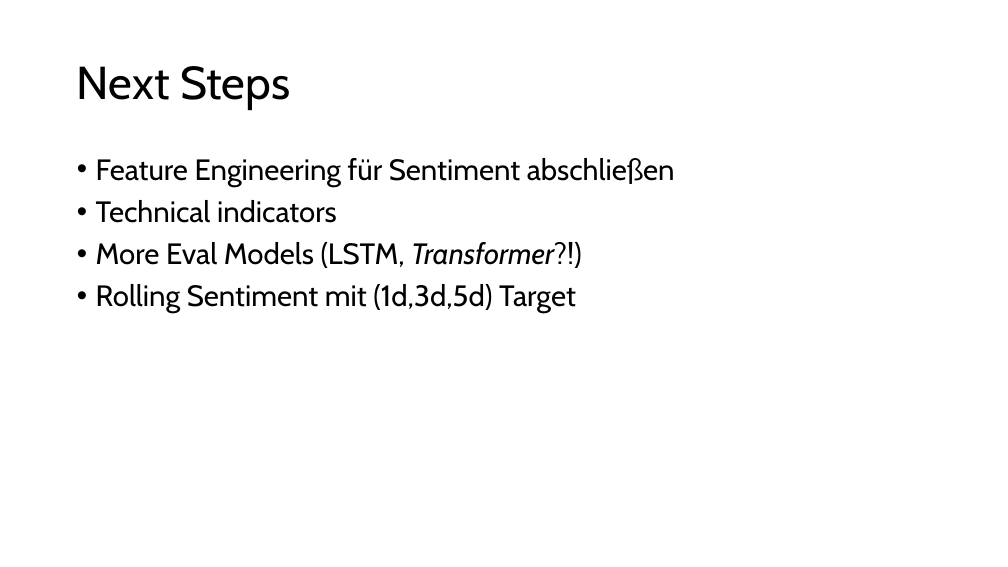
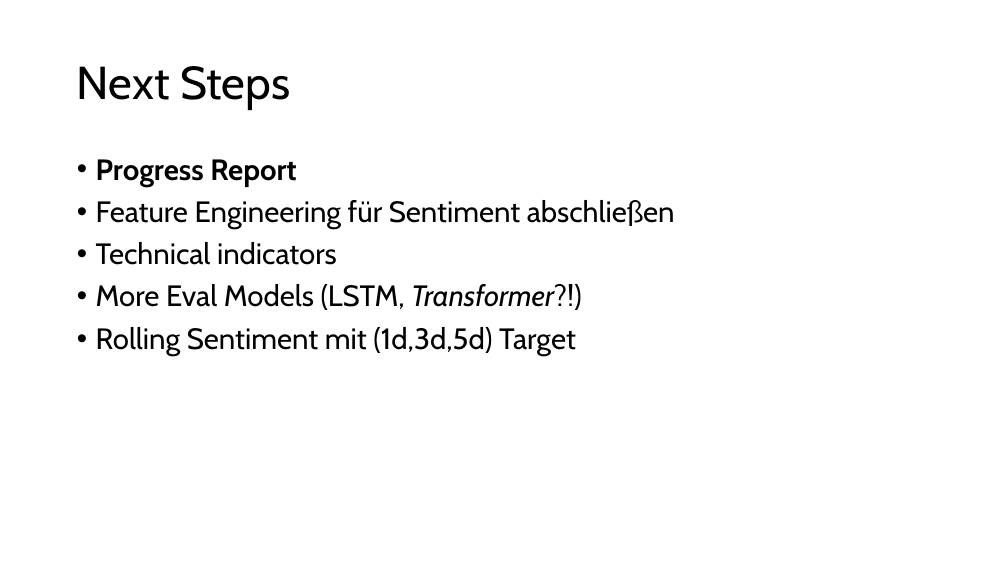
Before and after one commit to Davidhoechtl/MAI_FinancialForecasting, a slide deck: slide 20 of 3d5d20dTarget_InteractionFeature_PromptAenderung.pptx. Drawn at 1008x567 pixels with LibreOffice and Linux fonts; fonts in the diff are those of the drawing. Boxes give left, top, right and bottom in pixels: in the first picture for what was removed or moved away, otherwise in the second. Text is boxed around its words. In the diff, an @@ line names an element or a change of style, - is before the commit and + after.

Commit message:
updated presentation

```diff
--- a/3d5d20dTarget_InteractionFeature_PromptAenderung.pptx
+++ b/3d5d20dTarget_InteractionFeature_PromptAenderung.pptx
@@ text at (96,159,296,187): paragraph added @@
+• Progress Report
```
